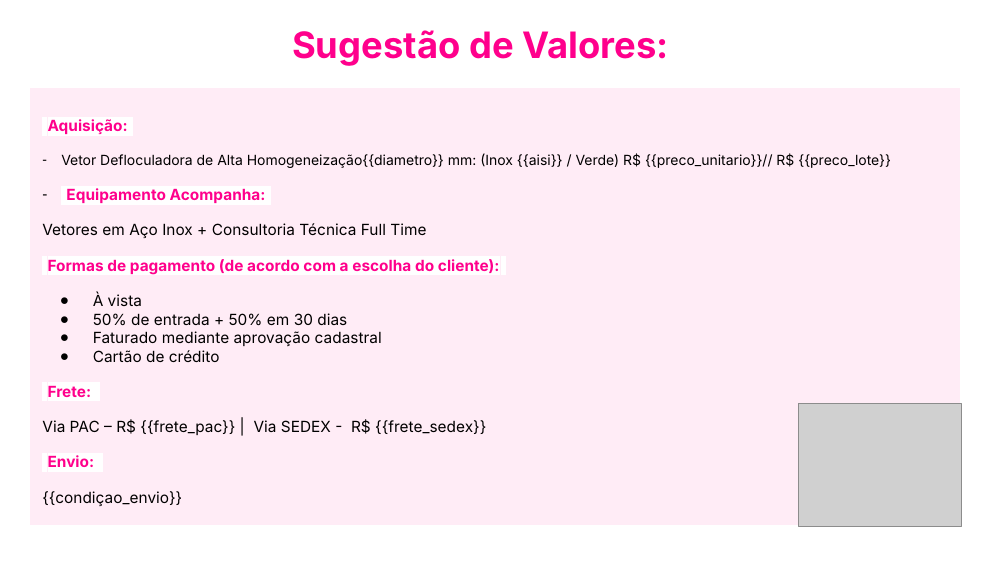
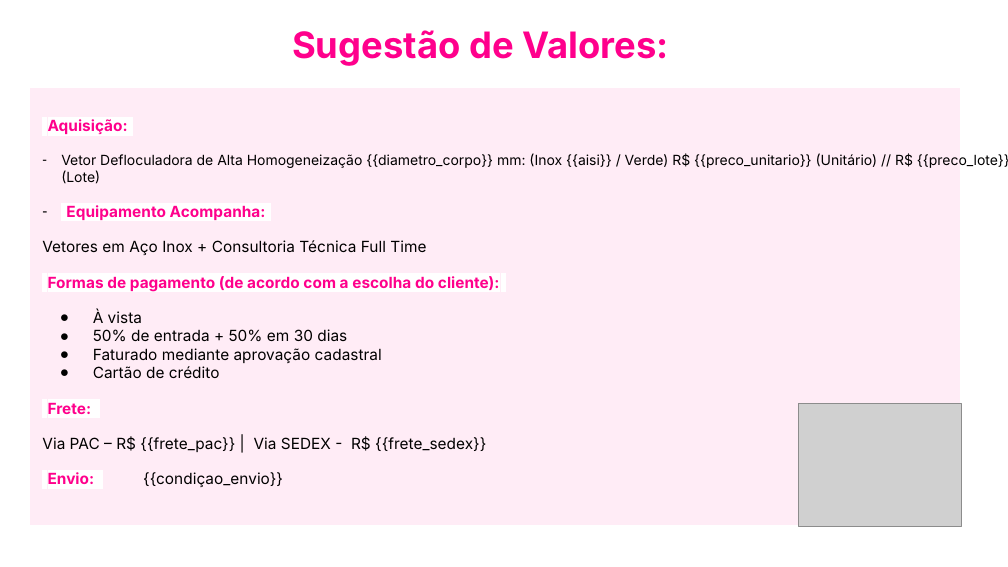
Before and after one commit to Gume123/Sistema-de-Geracao-de-Propostas-Tecnicas, a slide deck: slide 4 of templates/template_Defloculadora.pptx. Drawn at 1008x567 pixels with LibreOffice and Linux fonts; fonts in the diff are those of the drawing; grey boxes stand for pictures; background and template pictures are left out. Boxes give left, top, right and bottom in pixels: in the first picture for what was removed or moved away, otherwise in the second. Text is boxed around its words. In the diff, an @@ line names an element or a change of style, - is before the commit and + after.

```diff
--- a/templates/template_Defloculadora.pptx
+++ b/templates/template_Defloculadora.pptx
@@ text at (61, 153, 1008, 184): text changed @@
-– Vetor Defloculadora de Alta Homogeneização{{diametro}} mm: (Inox {{aisi}} / Verde) R$ {{preco_unitario}}// R$ {{preco_lote}}
+– Vetor Defloculadora de Alta Homogeneização {{diametro_corpo}} mm: (Inox {{aisi}} / Verde) R$ {{preco_unitario}} (Unitário) // R$ {{preco_lote}} (Lote)
@@ text at (42, 472, 283, 487): text changed @@
-:Envio::
-{{condiçao_envio}}
+:Envio:: {{condiçao_envio}}
```
Also in this commit, not shown: 14 other files.
